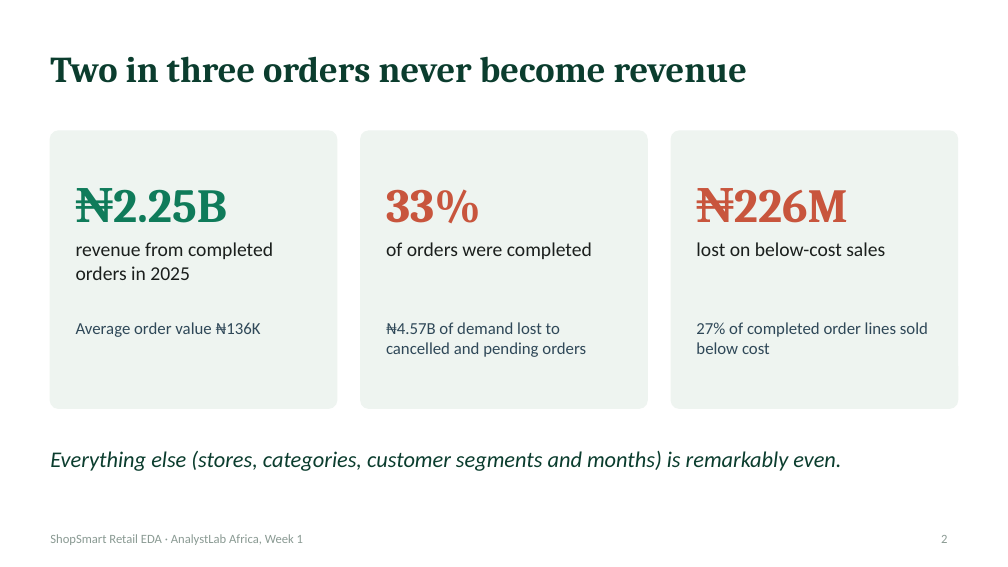
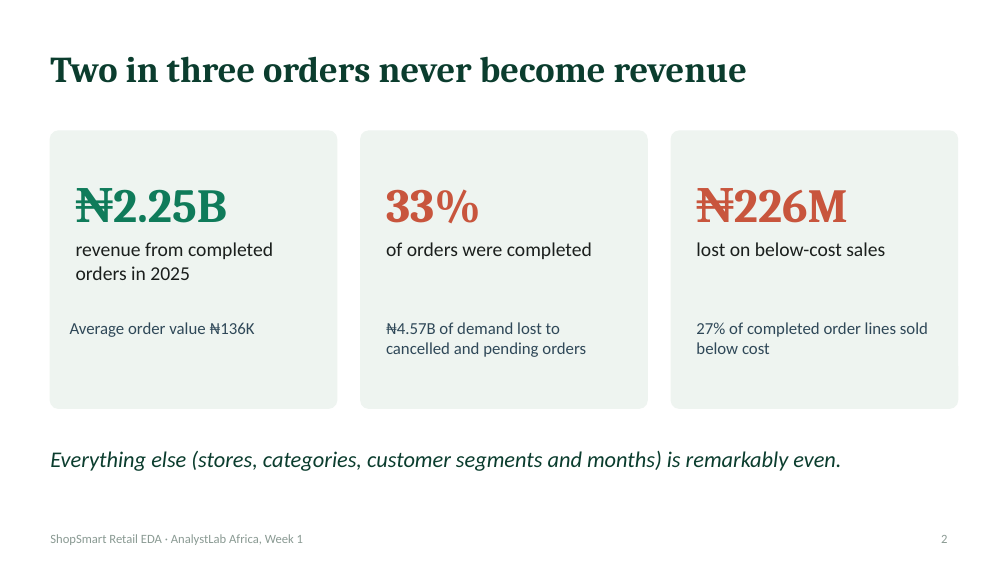
Before and after one commit to Mo-lemi/AnalystLab-Africa-Data-Science, a slide deck: slide 2 of Week1_DataScience_Project/Presentation.pptx. Drawn at 1008x567 pixels with LibreOffice and Linux fonts; fonts in the diff are those of the drawing. Boxes give left, top, right and bottom in pixels: in the first picture for what was removed or moved away, otherwise in the second. Text is boxed around its words. In the diff, an @@ line names an element or a change of style, - is before the commit and + after.

Commit message:
Update powerpoint presentation.

```diff
--- a/Week1_DataScience_Project/Presentation.pptx
+++ b/Week1_DataScience_Project/Presentation.pptx
@@ text "Average order value ₦136K": place and size @@
-text "Average order value ₦136K" at <box>76,322,261,337</box>
+text "Average order value ₦136K" at <box>70,322,255,337</box>
```
Also in this commit, not shown: 7 other slides changed.
